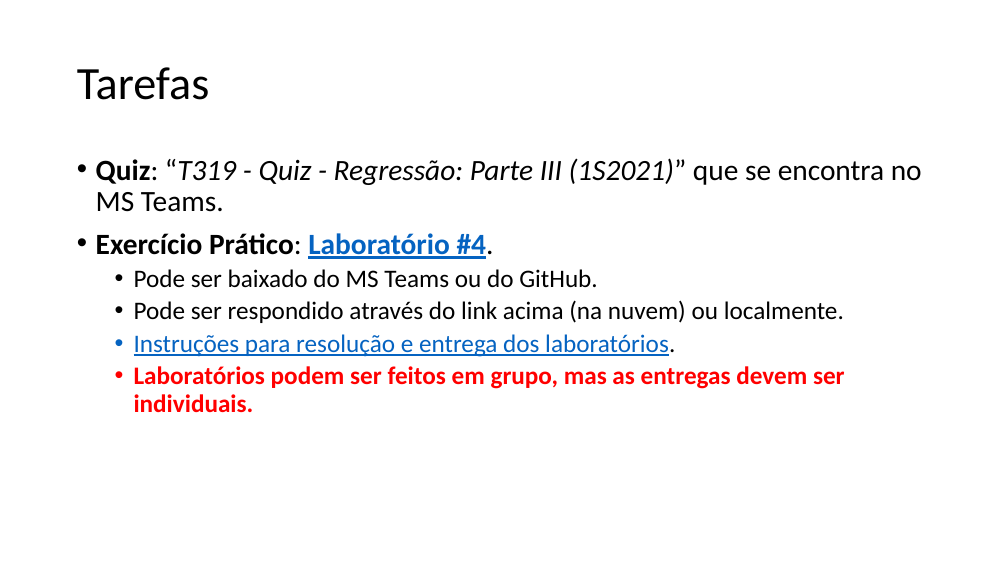
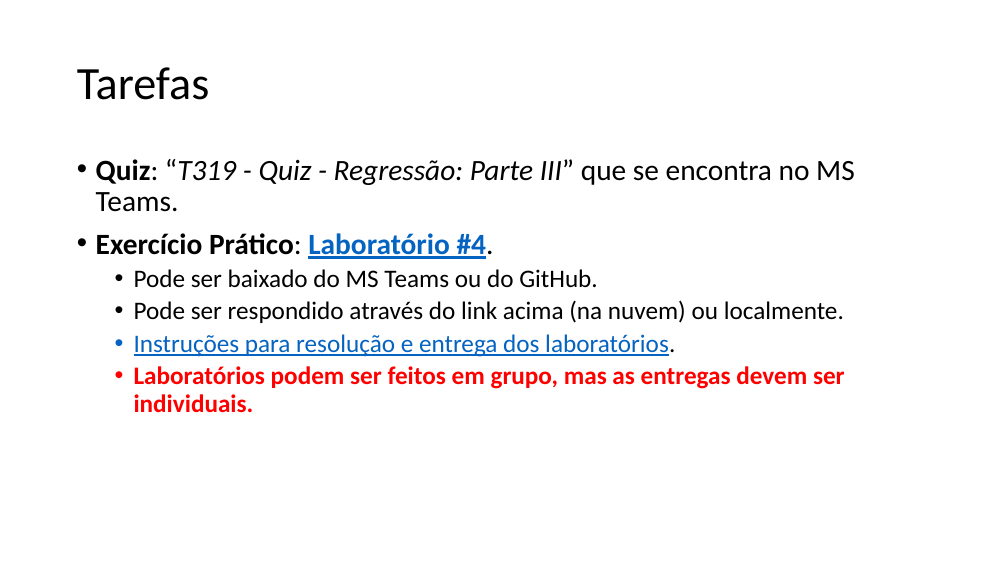
Before and after one commit to zz4fap/t319_aprendizado_de_maquina, a slide deck: slide 11 of slides/T319_Regressão_Linear (Parte III).pptx. Drawn at 1008x567 pixels with LibreOffice and Linux fonts; fonts in the diff are those of the drawing. Boxes give left, top, right and bottom in pixels: in the first picture for what was removed or moved away, otherwise in the second. Text is boxed around its words. In the diff, an @@ line names an element or a change of style, - is before the commit and + after.

```diff
--- a/slides/T319_Regressão_Linear (Parte III).pptx
+++ b/slides/T319_Regressão_Linear (Parte III).pptx
@@ text at (96, 159, 855, 212): text changed; italic off @@
-• Quiz: “T319 - Quiz - Regressão: Parte III (1S2021)” que se encontra no MS Teams.
+• Quiz: “T319 - Quiz - Regressão: Parte III” que se encontra no MS Teams.
```
Also in this commit, not shown: 12 other files.
